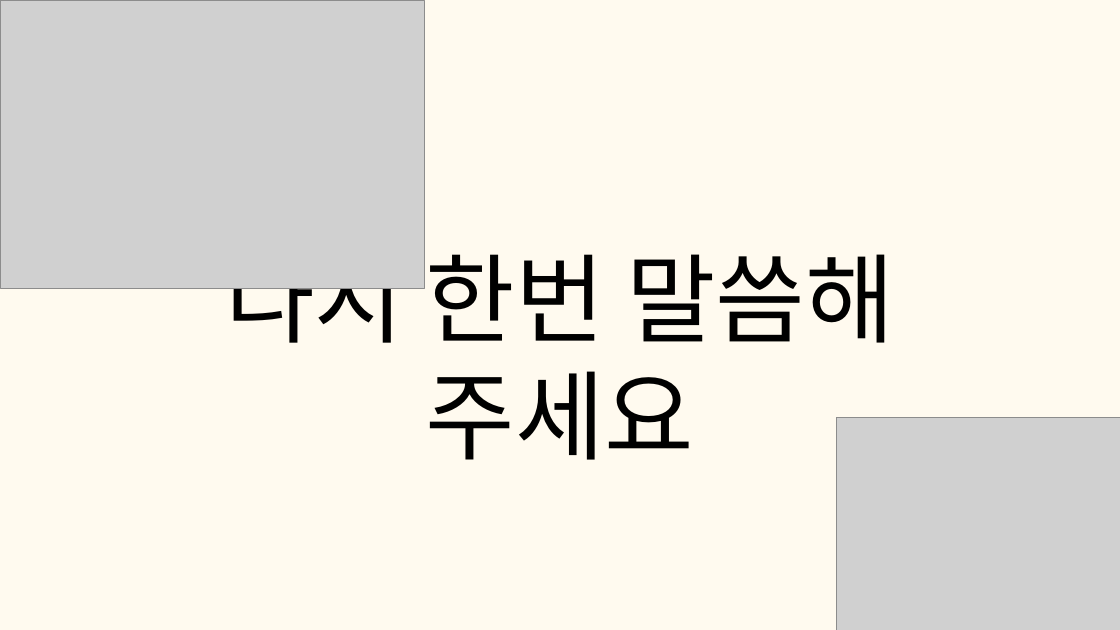
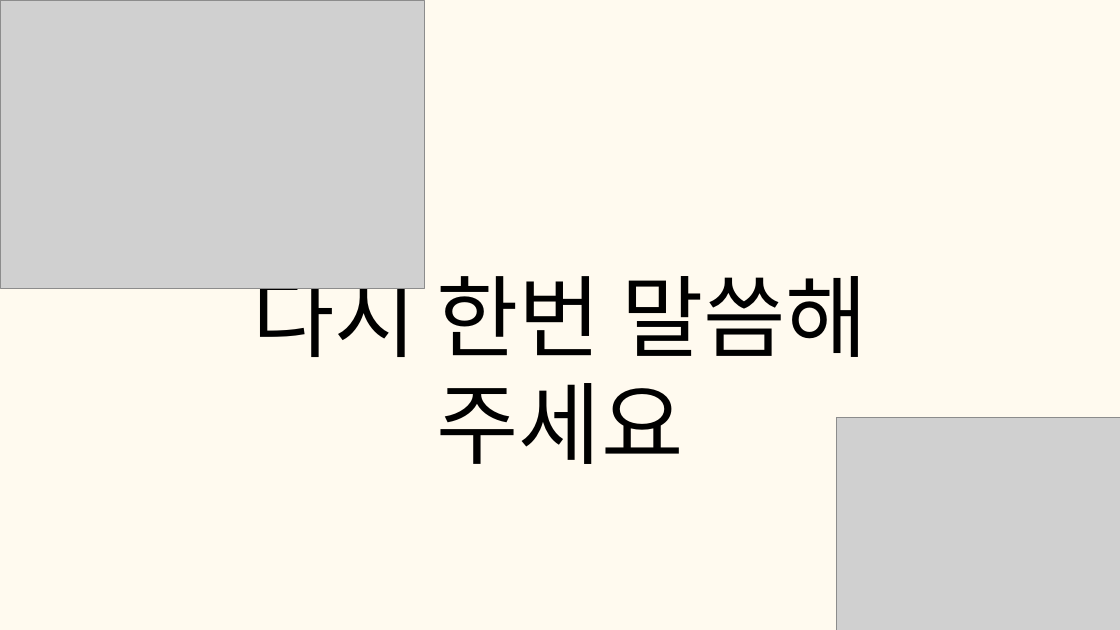
Before and after one commit to tkdgns25300/sunday_play, a slide deck: slide 14 of public/downloads/games/ai-answer/rules.pptx. Drawn at 1120x630 pixels with LibreOffice and Linux fonts; fonts in the diff are those of the drawing; grey boxes stand for pictures. Boxes give left, top, right and bottom in pixels: in the first picture for what was removed or moved away, otherwise in the second. Text is boxed around its words. In the diff, an @@ line names an element or a change of style, - is before the commit and + after.

```diff
--- a/public/downloads/games/ai-answer/rules.pptx
+++ b/public/downloads/games/ai-answer/rules.pptx
@@ text "다시 한번 말씀해 주세요": place and size @@
-text "다시 한번 말씀해 주세요" at (225,254,894,460)
+text "다시 한번 말씀해 주세요" at (252,259,868,464)
@@ text "다시 한번 말씀해 주세요" at (252,259,868,464): size 125 to 115 pt, font Arial to Noto Sans CJK KR; line spacing 150pt to 138pt @@
```
Also in this commit, not shown: 14 other slides changed, 3 other files.
